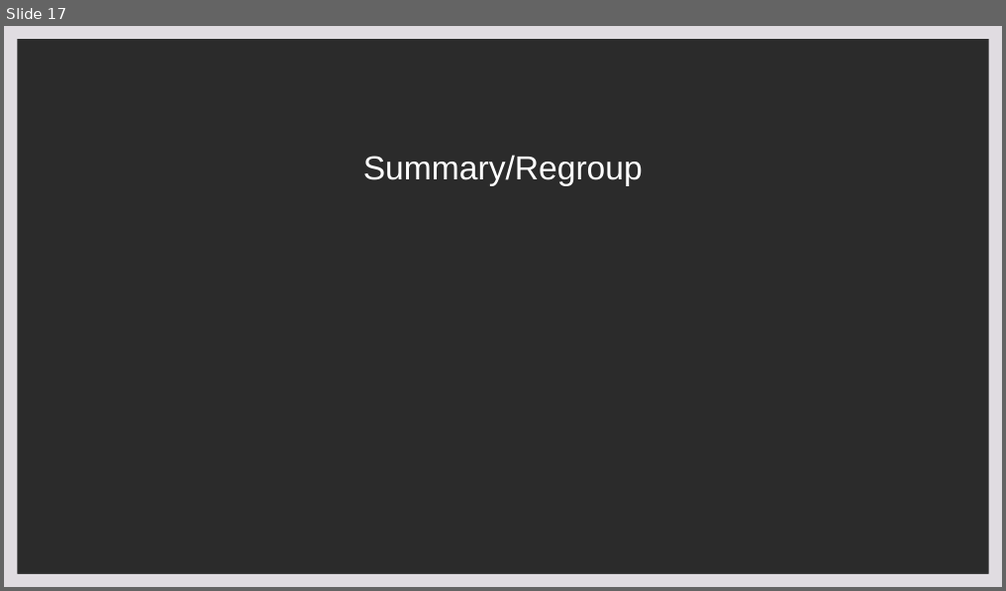
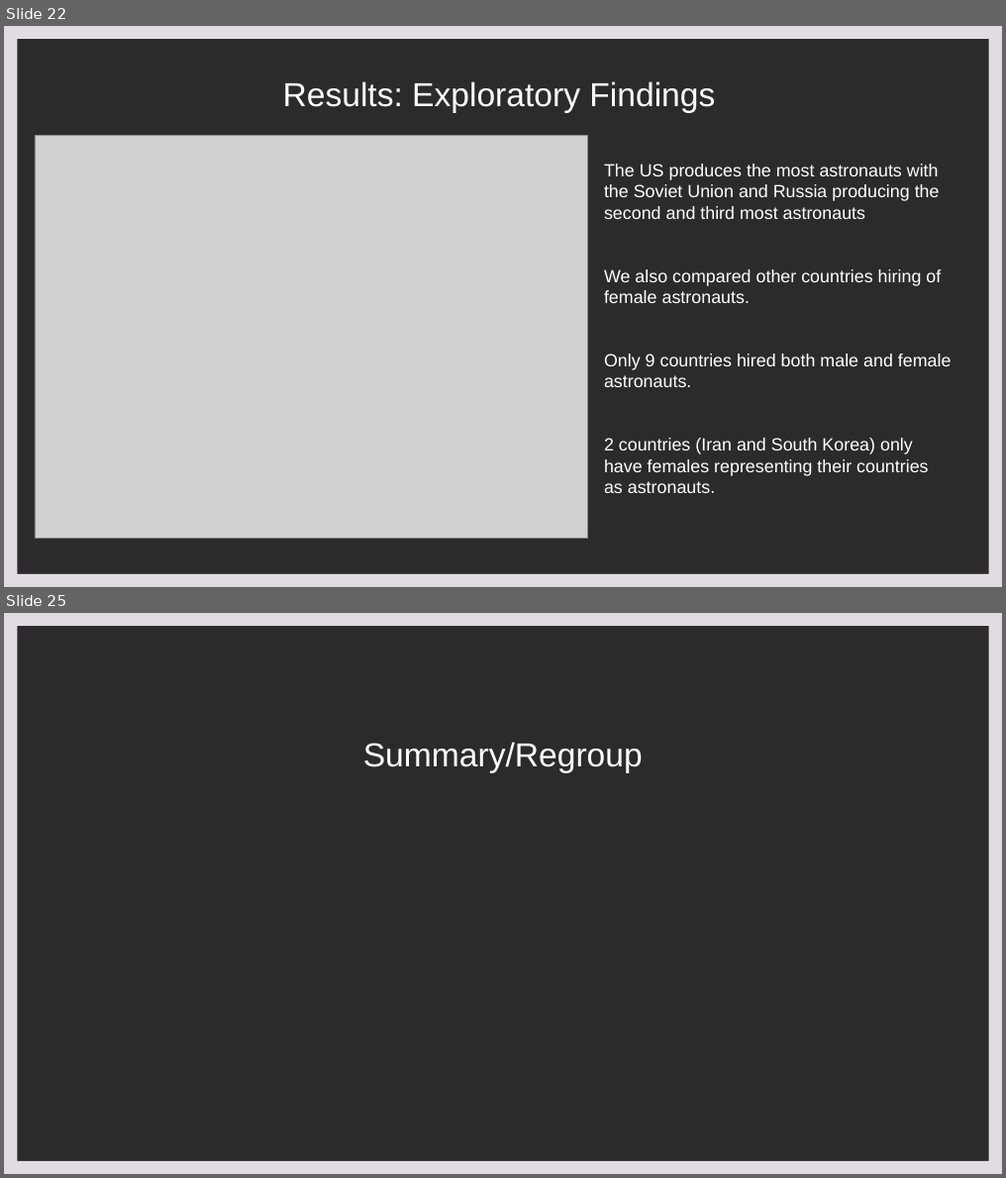
Before and after one commit to rhreich34/NASA-Hiring-Rate, a slide deck: NASA Presentation.pptx. Shown one above the other, each under a label of ours: slide 17 before the commit, slides 22 and 25 after it; the slides between them are not shown. The pictures are 1006x591 and 1006x1178 pixels, drawn with LibreOffice and Linux fonts; fonts in the diff are those of the drawing; grey boxes stand for pictures; background and template pictures are left out; a plain dark background stands for a picture behind light text. Boxes give left, top, right and bottom in pixels: in the first picture for what was removed or moved away, otherwise in the second. Text is boxed around its words. In the diff, an @@ line names an element or a change of style, - is before the commit and + after.

```diff
--- a/NASA Presentation.pptx
+++ b/NASA Presentation.pptx
@@ slide 22 added at box(4, 26, 1002, 587), background picture (left out); not listed: 1 template element that a slide beside it also shows @@
@@ title added at box(283, 81, 715, 113), 32 pt, text #FFFFFF @@
+Results: Exploratory Findings
@@ picture added at box(35, 136, 588, 539) @@
@@ text added at box(604, 164, 951, 476), 17 pt, text #FFFFFF @@
+The US produces the most astronauts with the Soviet Union and Russia producing the second and third most astronauts
+We also compared other countries hiring of female astronauts.
+Only 9 countries hired both male and female astronauts.
+2 countries (Iran and South Korea) only have females representing their countries as astronauts.
@@ what was slide 17 is now slide 25 @@
```
Also in this commit, not shown: 9 other slides added, 3 slides removed.
